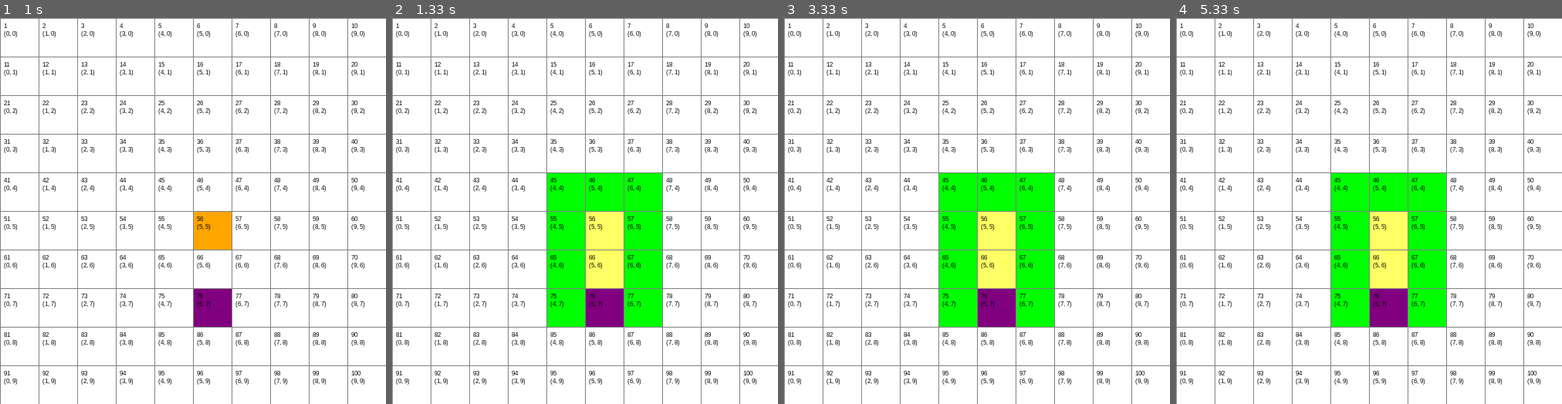
Above: before the commit, frames 1-4 (left to right).
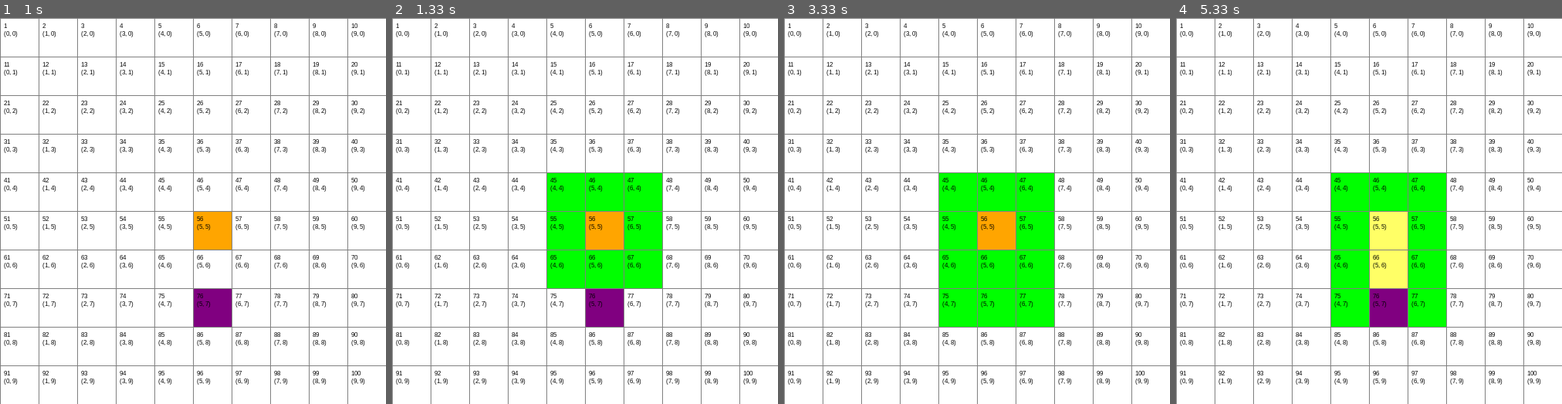
Above: after the commit, the same moments.

Repository: Danifoxuwu/Inteligencia-Artificial
Game: pygame game, started from Proyectos/Proyecto Final 1 Busqued/Aasterisco.py
The game is run twice, just before and just after one commit, with the same random seed, the same clock (stepped at 60 frames per second) and the same inputs.
Inputs (mouse positions are in pixels of both pictures, inside the frame that each line leads up to):
- Up to frame 1 (1 s): click (193, 211) at 0.38 s; click (231, 295) at 0.72 s
- Up to frame 2 (1.33 s): tap Space at 1 s
- Up to frame 3 (3.33 s): no input
- Up to frame 4 (5.33 s): no input

Frame 1 is identical in both runs. In frame 2, 3.8% of the frame differs, in the area x 40-70%, y 50-80%; in frame 3, 2.9%; in frame 4, nothing differs.

Commit message:
Update Aasterisco.py

Diff:
--- a/Proyectos/Proyecto Final 1 Busqued/Aasterisco.py
+++ b/Proyectos/Proyecto Final 1 Busqued/Aasterisco.py
@@ -7,6 +7,7 @@
 pygame.font.init()
 #Importamos heapq para la cola de prioridad
 import heapq
+import time
 
 # Configuraciones iniciales
 # Cambio del tamaño de ventana de 800x800 a 500x500
@@ -205,6 +206,7 @@
                     vecino.hacer_abierto()
 
         dibujar()
+        time.sleep(2)  # Add delay to slow down the visualization
 
         if actual != inicio:
             actual.hacer_cerrado()
